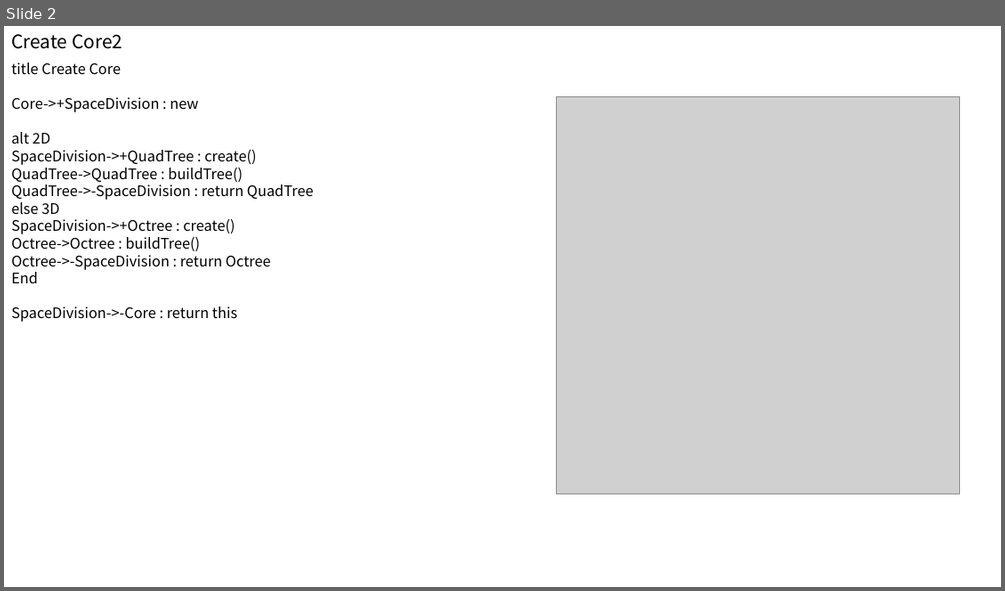
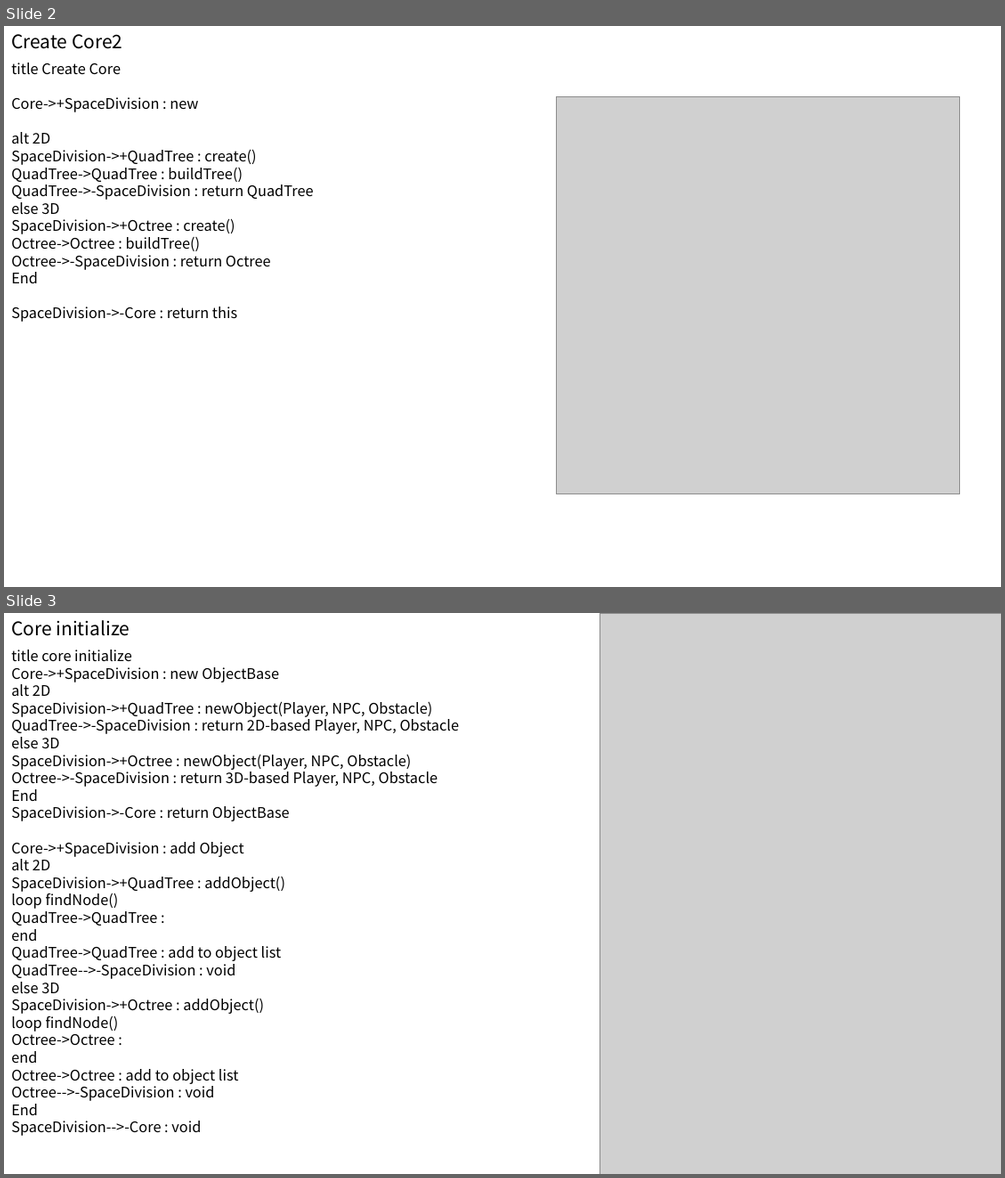
Before and after one commit to ClumsyTurtleWany/Wany_Project, a slide deck: DOC/Octree_2/Octree sequence diagram.pptx. Shown one above the other, each under a label of ours: slide 2 before the commit, slides 2 and 3 after it. The pictures are 1005x591 and 1005x1178 pixels, drawn with LibreOffice and Linux fonts; fonts in the diff are those of the drawing; grey boxes stand for pictures. Boxes give left, top, right and bottom in pixels: in the first picture for what was removed or moved away, otherwise in the second. Text is boxed around its words. In the diff, an @@ line names an element or a change of style, - is before the commit and + after.

```diff
--- a/DOC/Octree_2/Octree sequence diagram.pptx
+++ b/DOC/Octree_2/Octree sequence diagram.pptx
@@ slide 3 added at <box>4,613,1001,1174</box>, background #FFFFFF @@
@@ text added at <box>11,620,130,636</box>, 18 pt, text #000000 @@
+Core initialize
@@ picture added at <box>599,613,1001,1174</box> @@
@@ text added at <box>11,649,460,1135</box>, 14 pt, text #000000 @@
+title core initialize
+Core->+SpaceDivision : new ObjectBase
+alt 2D
+SpaceDivision->+QuadTree : newObject(Player, NPC, Obstacle) QuadTree->-SpaceDivision : return 2D-based Player, NPC, Obstacle
+else 3D
+SpaceDivision->+Octree : newObject(Player, NPC, Obstacle)
+Octree->-SpaceDivision : return 3D-based Player, NPC, Obstacle
+End
+SpaceDivision->-Core : return ObjectBase
+Core->+SpaceDivision : add Object
+alt 2D
+SpaceDivision->+QuadTree : addObject()
+loop findNode()
+QuadTree->QuadTree :
+end
+QuadTree->QuadTree : add to object list
+QuadTree-->-SpaceDivision : void
+else 3D
+SpaceDivision->+Octree : addObject()
+loop findNode()
+Octree->Octree :
+end
+Octree->Octree : add to object list
+Octree-->-SpaceDivision : void
+End
+SpaceDivision-->-Core : void
```
Also in this commit, not shown: 4 other slides added, 35 other files.
